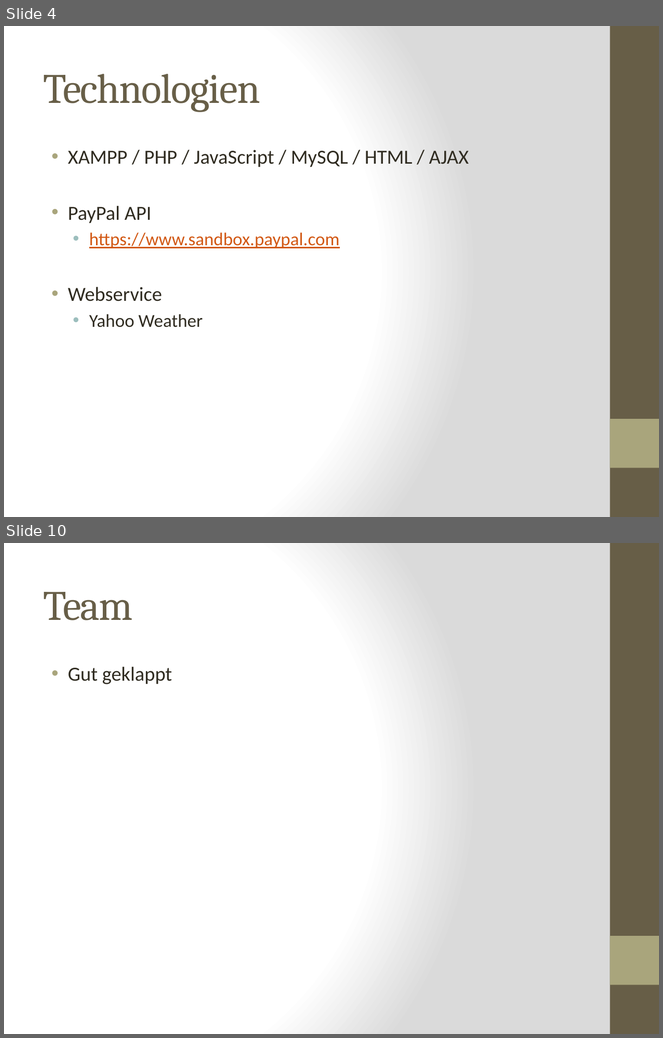
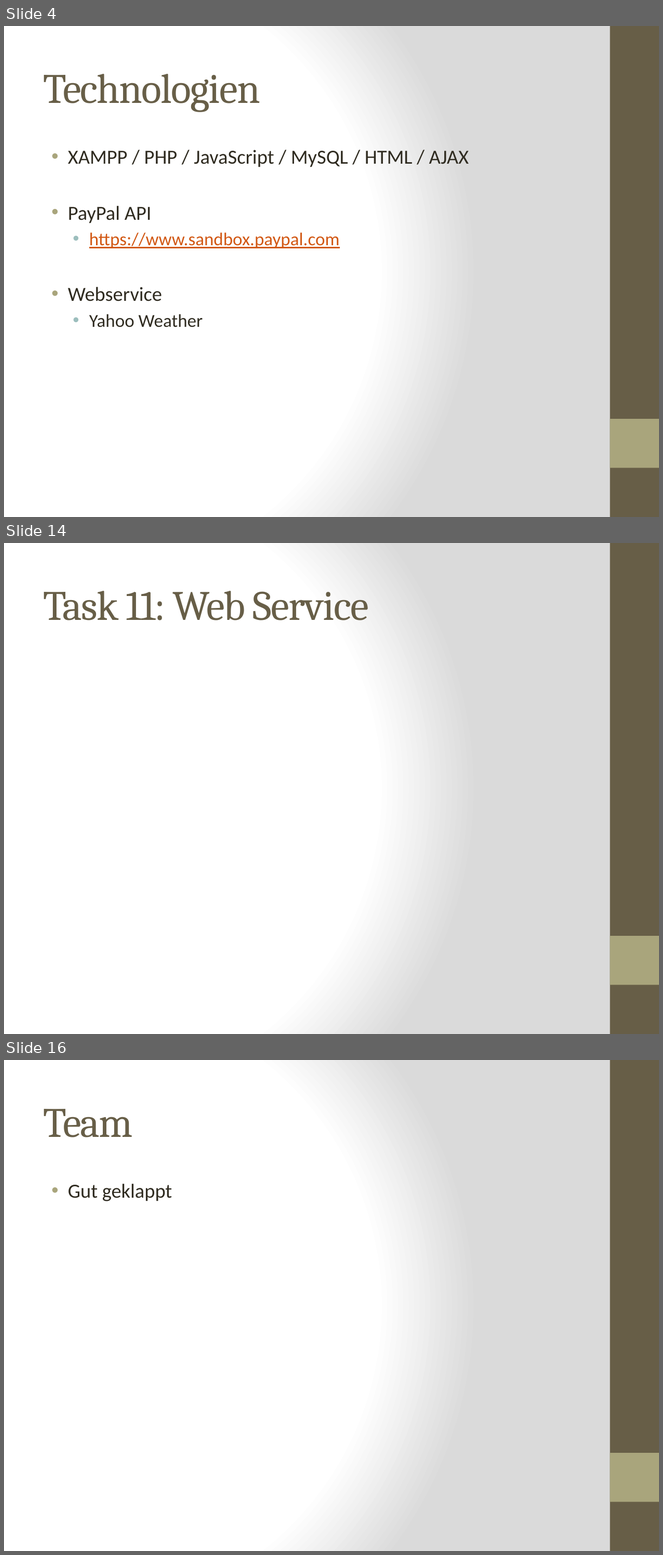
Before and after one commit to kochm8/ch.bfh.bti7054.w2014.p.beerwebshop, a slide deck: doc/Präsentation.pptx. Shown one above the other, each under a label of ours: slides 4 and 10 before the commit, slides 4, 14 and 16 after it; the slides between them are not shown. The pictures are 663x1038 and 663x1555 pixels, drawn with LibreOffice and Linux fonts; fonts in the diff are those of the drawing. Boxes give left, top, right and bottom in pixels: in the first picture for what was removed or moved away, otherwise in the second. Text is boxed around its words. In the diff, an @@ line names an element or a change of style, - is before the commit and + after.

```diff
--- a/doc/Präsentation.pptx
+++ b/doc/Präsentation.pptx
@@ slide 14 added at (4, 543, 659, 1034), background gradient #FFFFFF to #DADADA; not listed: 2 template elements that a slide beside it also shows @@
@@ title added at (44, 591, 369, 620), 46 pt, text #675E47 @@
+Task 11: Web Service
@@ what was slide 10 is now slide 16 @@
```
Also in this commit, not shown: 5 slides changed, 6 other slides added, 1 slide removed, 1 other file.
